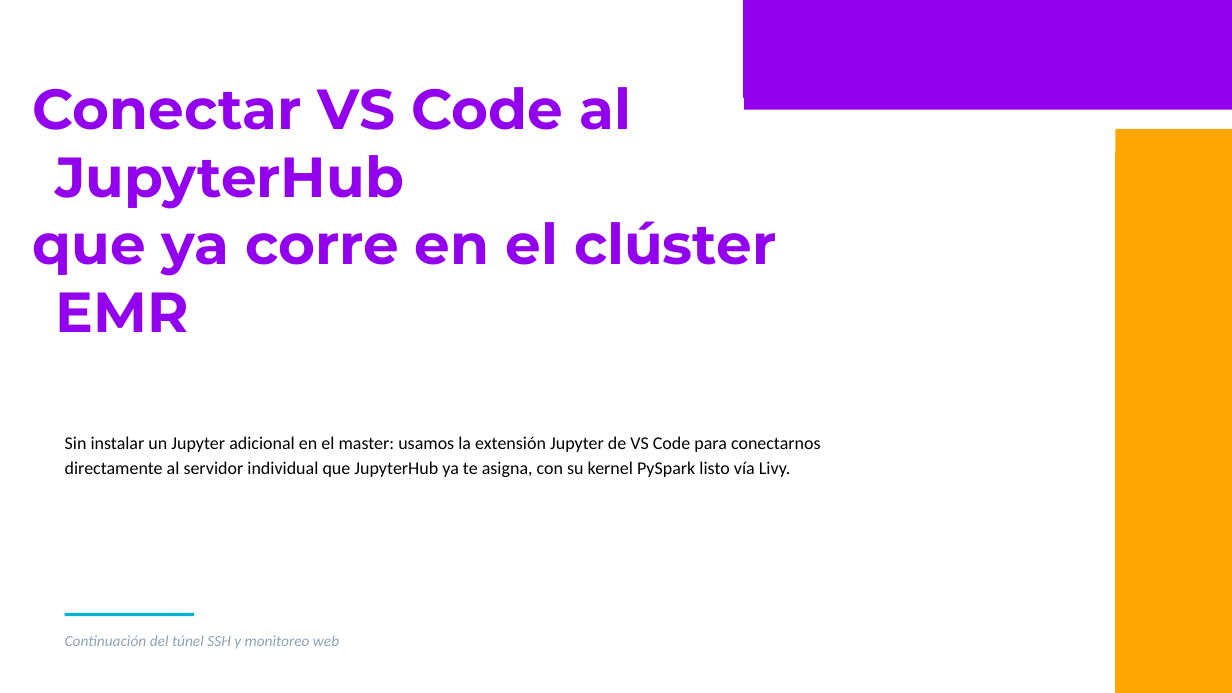
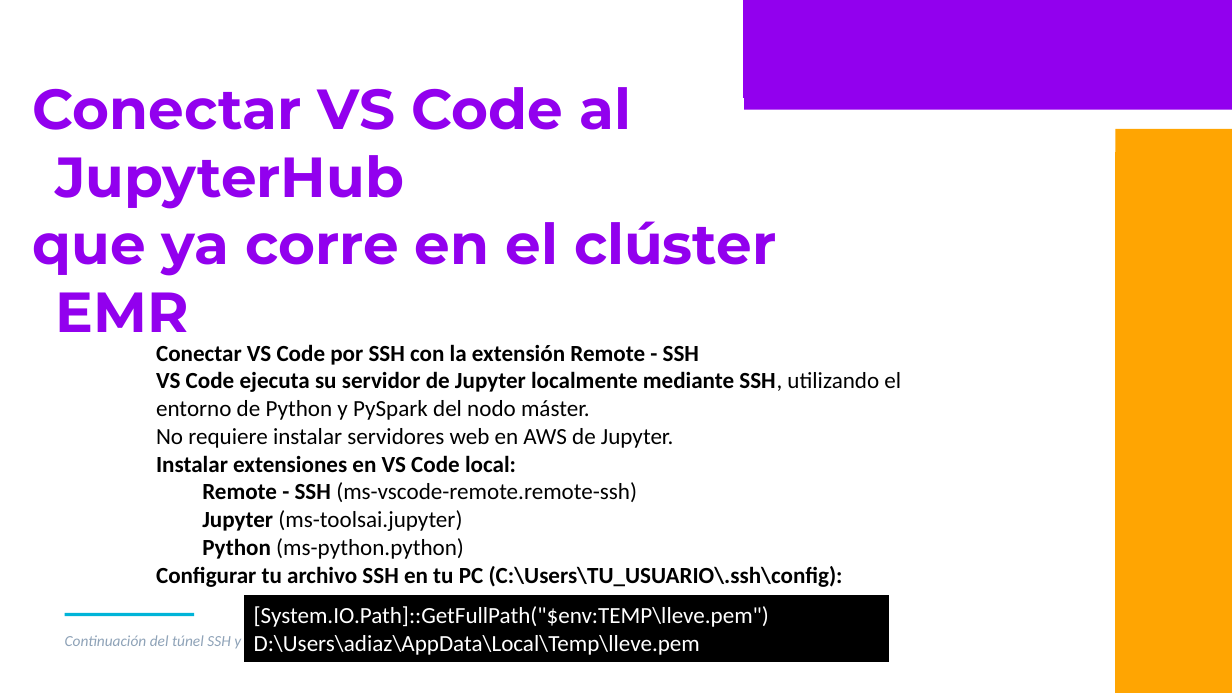
Before and after one commit to adiacla/bigdata, a slide deck: slide 26 of 202660/EMR_BigData_PySpark_ML_FINAL.pptx. Drawn at 1232x693 pixels with LibreOffice and Linux fonts; fonts in the diff are those of the drawing; background and template pictures are left out. Boxes give left, top, right and bottom in pixels: in the first picture for what was removed or moved away, otherwise in the second. Text is boxed around its words. In the diff, an @@ line names an element or a change of style, - is before the commit and + after.

```diff
--- a/202660/EMR_BigData_PySpark_ML_FINAL.pptx
+++ b/202660/EMR_BigData_PySpark_ML_FINAL.pptx
@@ text at bbox=[156, 344, 901, 587]: text changed; size 14 to 18 pt; bold on @@
-Sin instalar un Jupyter adicional en el master: usamos la extensión Jupyter de VS Code para conectarnos directamente al servidor individual que JupyterHub ya te asigna, con su kernel PySpark listo vía Livy.
+Conectar VS Code por SSH con la extensión Remote - SSH
+VS Code ejecuta su servidor de Jupyter localmente mediante SSH, utilizando el entorno de Python y PySpark del nodo máster.
+No requiere instalar servidores web en AWS de Jupyter.
+Instalar extensiones en VS Code local:
+  Remote - SSH (ms-vscode-remote.remote-ssh)
+  Jupyter (ms-toolsai.jupyter)
+  Python (ms-python.python)
+Configurar tu archivo SSH en tu PC (C:\Users\TU_USUARIO\.ssh\config):
@@ rectangle added at bbox=[245, 596, 888, 662], fill #000000, outline #000000 1 pt, 18 pt, text #FFFFFF @@
+[System.IO.Path]::GetFullPath("$env:TEMP\lleve.pem")
+D:\Users\adiaz\AppData\Local\Temp\lleve.pem
```
Also in this commit, not shown: 3 slides added, 7 slides removed.
